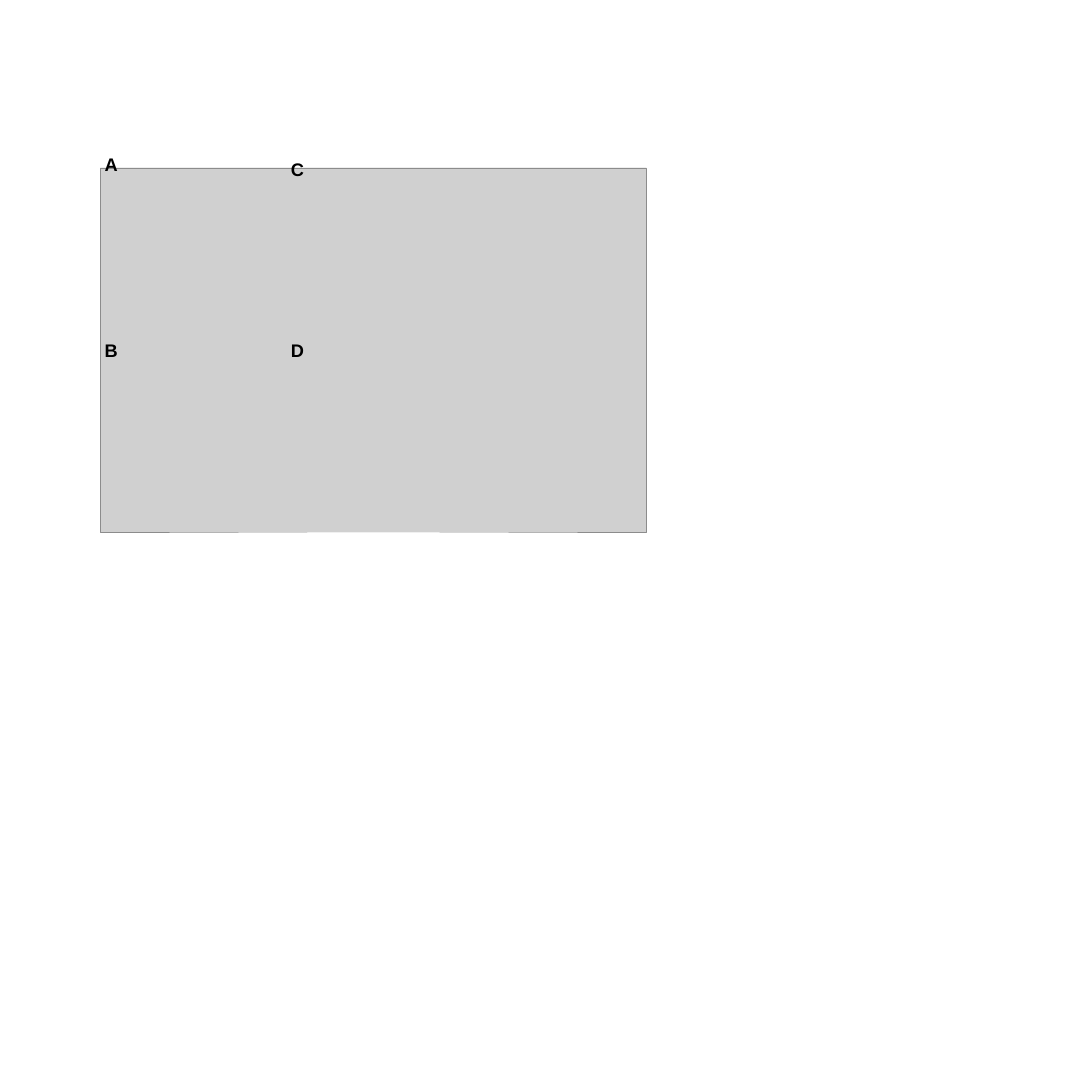
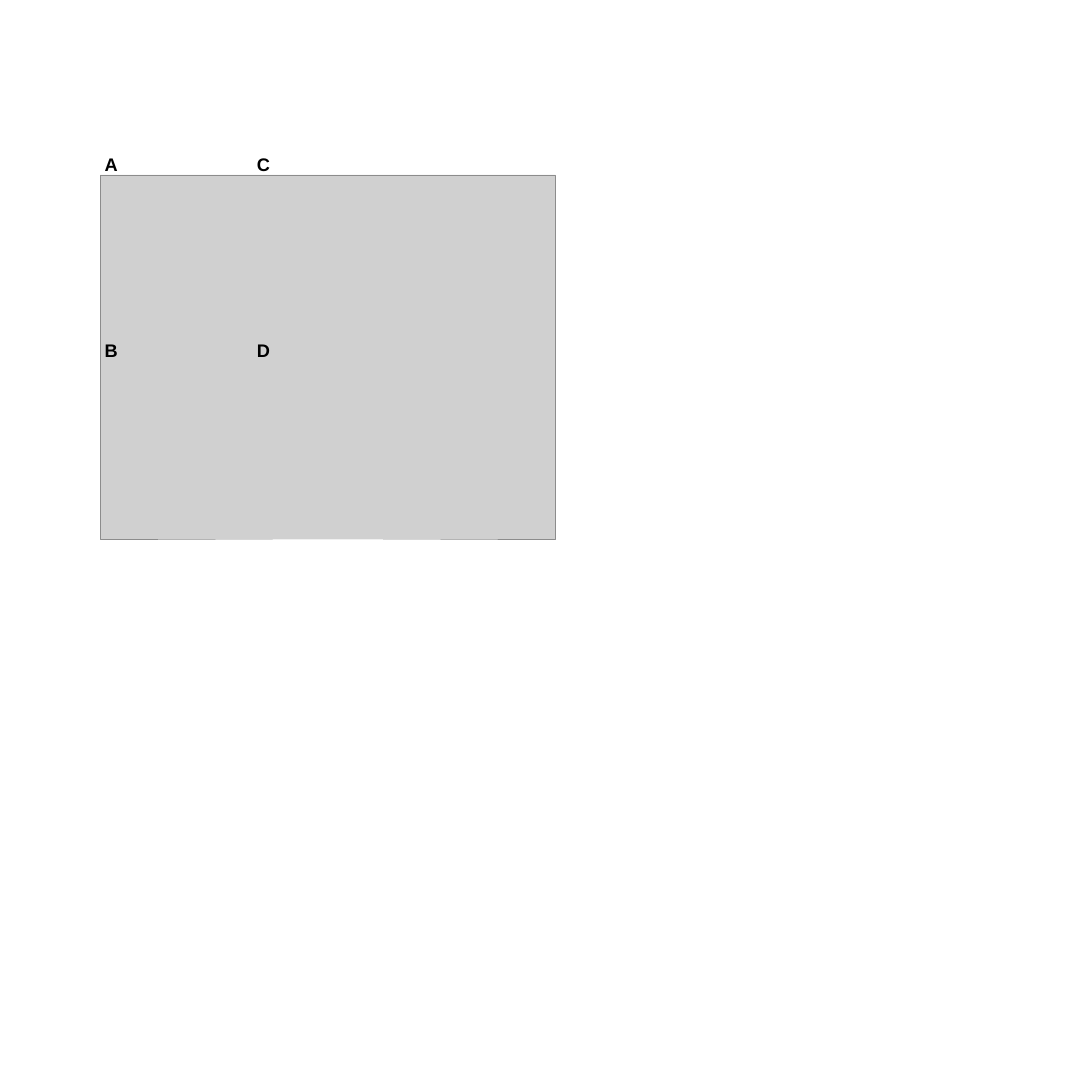
Before and after one commit to jon-mah/demo_for_ccgb, a slide deck: slide 30 of Summary/figures.pptx (slide 23 before the commit). Drawn at 1092x1092 pixels with LibreOffice and Linux fonts; fonts in the diff are those of the drawing; grey boxes stand for pictures. Boxes give left, top, right and bottom in pixels: in the first picture for what was removed or moved away, otherwise in the second. Text is boxed around its words. In the diff, an @@ line names an element or a change of style, - is before the commit and + after.

```diff
--- a/Summary/figures.pptx
+++ b/Summary/figures.pptx
@@ picture: place and size @@
-picture at [100,168,646,532]
+picture at [100,175,556,539]
@@ text "C": place and size @@
-text "C" at [291,162,304,176]
+text "C" at [257,158,270,171]
@@ text "D": place and size @@
-text "D" at [291,344,304,357]
+text "D" at [257,344,270,357]
```
Also in this commit, not shown: 2 other slides changed, 21 slides added, 7 slides removed, 8 other files.
